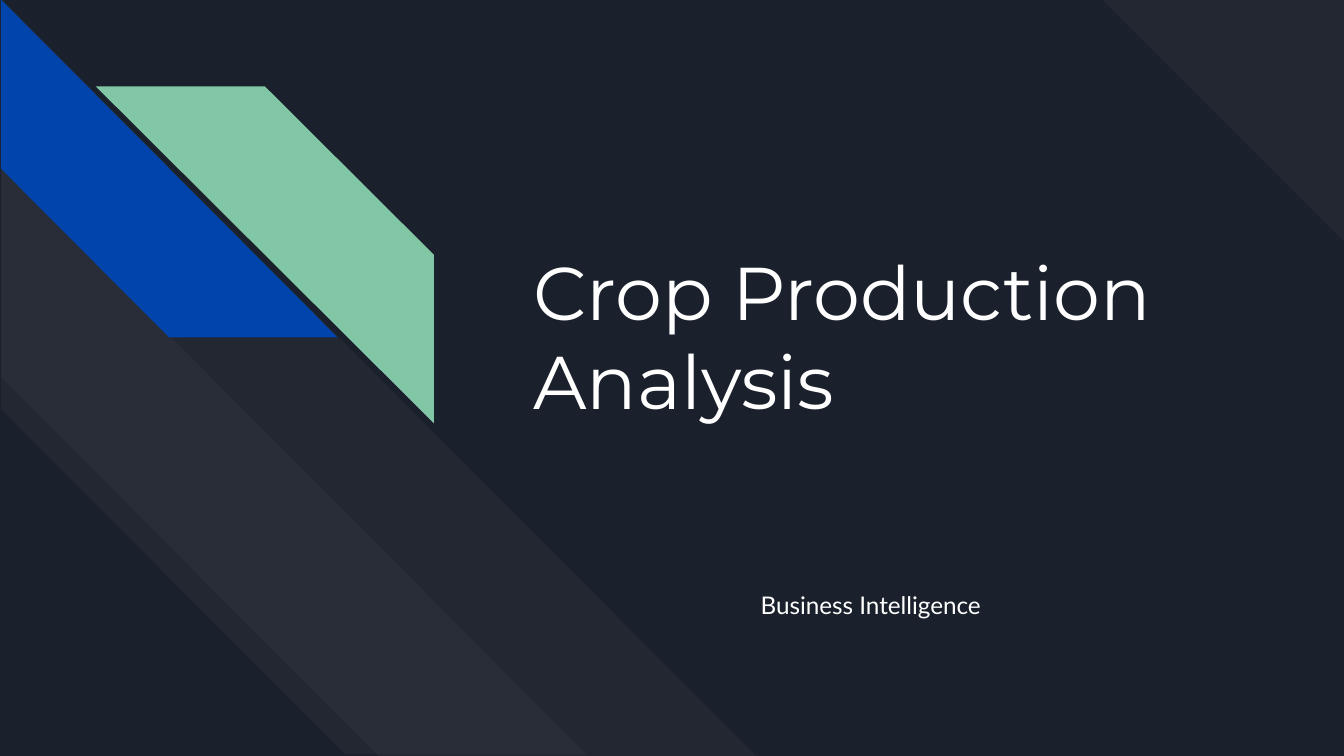
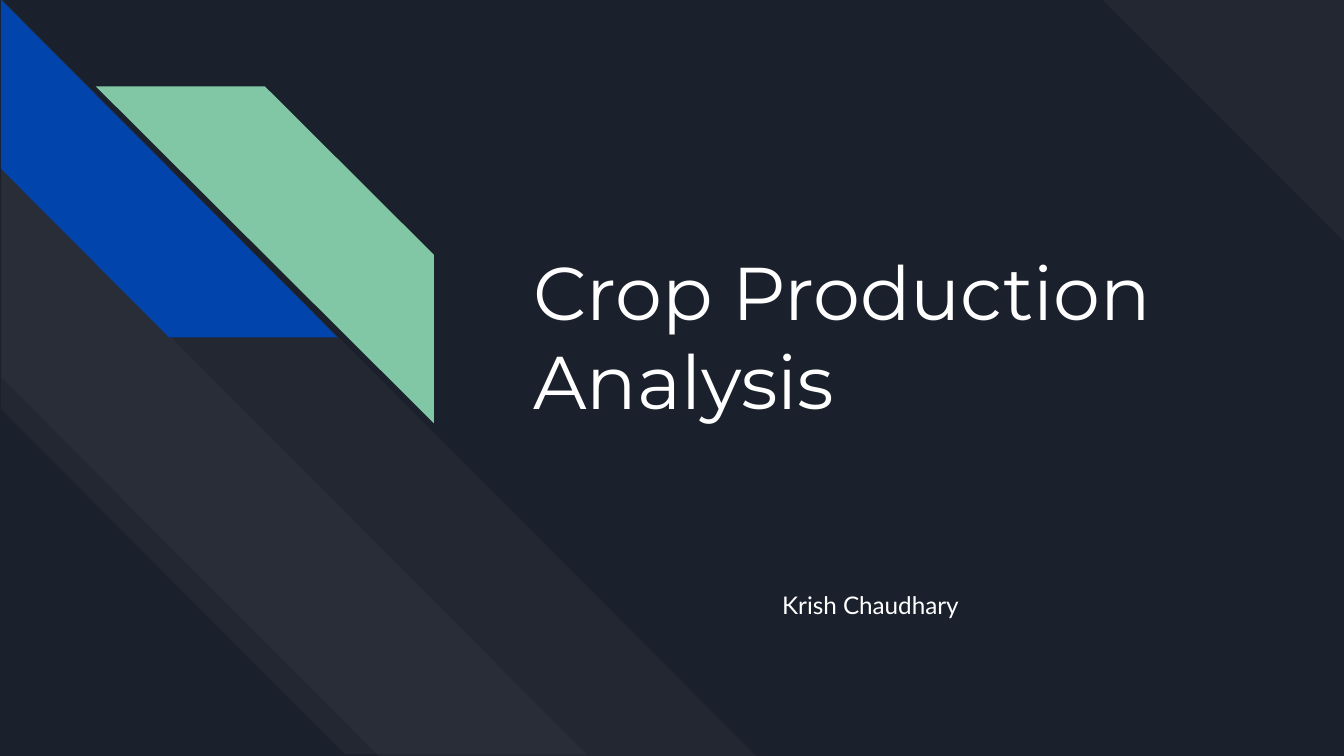
Before and after one commit to krish1440/Crop-Production-Analysis-, a slide deck: slide 1 of Project_Report/Crop Production Analysis.pptx. Drawn at 1344x756 pixels with LibreOffice and Linux fonts; fonts in the diff are those of the drawing. Boxes give left, top, right and bottom in pixels: in the first picture for what was removed or moved away, otherwise in the second. Text is boxed around its words. In the diff, an @@ line names an element or a change of style, - is before the commit and + after.

```diff
--- a/Project_Report/Crop Production Analysis.pptx
+++ b/Project_Report/Crop Production Analysis.pptx
@@ subtitle at box(782, 596, 959, 618): text changed @@
-Business Intelligence
+Krish Chaudhary
```
Also in this commit, not shown: 1 slide added.
